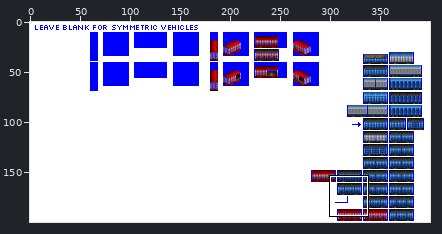
File history of a sprite sheet, src/graphics/pony/box_car_pony_gen_5B.png. Above, an overview of the earlier version with the close-up marked.
Close-up. The starting point:
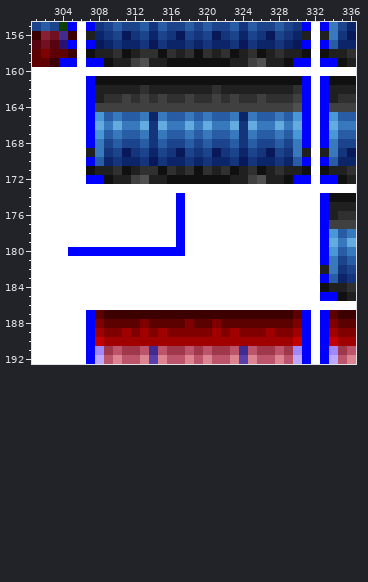
The file is 400x200 pixels. Colours within 5 levels of each other are drawn and written as one. Shown: x 301..336, y 155..192. The commit also changed other parts of the picture, which this record leaves out.
New version:
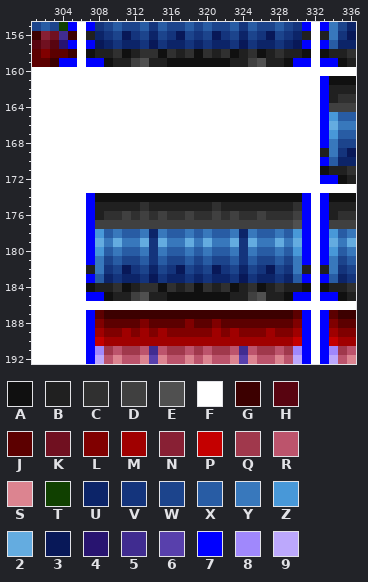
Palette (. is transparent): A #101010  B #202020  C #303030  D #404040  E #505050  F #ffffff  G #3c0000  H #580410  J #5c0000  K #701020  L #800000  M #a00000  N #882034  P #c40000  Q #a0384c  R #bc546c  S #dc8490  T #104000  U #0c2468  V #14347c  W #1c448c  X #285ca4  Y #3878bc  Z #4898d8  2 #64ace0  3 #081858  4 #281470  5 #402c90  6 #5840ac  7 #0000ff  8 #a088fc  9 #bca8fc
Changes in this commit:
@@ x 301..336 @@
 160 FFFFFFFFFFFFFFFFFFFFFFFFFFFFFFFFFFFF
-161 FFFFFF7AAAAAAAAAAAAAAAAAAAAAAA7F7AAA
-162 FFFFFF7BBBBBCBBBBBBBCBBBBBBBBC7F7BBB
-163 FFFFFF7BCCDCDCDCCDCCDCDCCDCCCD7F7BCC
-164 FFFFFF7DDDDDDDDDDDDDDDDDDDDDDE7F7DDD
-165 FFFFFF7ZXYXXYUYXXYXYXXYUYXXYXZ7F7ZXX
-166 FFFFFF72Y2YY2V2YY2Y2YY2V2YY2Y27F72YY
-167 FFFFFF7ZXYXXYVYXXYXYXXYVYXXYXZ7F7ZXX
-168 FFFFFF7YWXWWXVXWWXWXWWXVXWWXWY7F7YWW
-169 FFFFFFBYVW3VWUWV3WVW3VWUWV3WVYBFBYV3
-170 FFFFFF7XUVUUV3VUUVUVUUV3VUUVUX7F7XUU
-171 FFFFFFABBCABCCACBCACBCABCABCBBAFABBC
-172 FFFFFF77ABBDEBBAAAAAAABBDEBBA77F77AB
+161 FFFFFFFFFFFFFFFFFFFFFFFFFFFFFFFF7AAA
+162 FFFFFFFFFFFFFFFFFFFFFFFFFFFFFFFF7BBB
+163 FFFFFFFFFFFFFFFFFFFFFFFFFFFFFFFF7BCC
+164 FFFFFFFFFFFFFFFFFFFFFFFFFFFFFFFF7DDD
+165 FFFFFFFFFFFFFFFFFFFFFFFFFFFFFFFF7ZXX
+166 FFFFFFFFFFFFFFFFFFFFFFFFFFFFFFFF72YY
+167 FFFFFFFFFFFFFFFFFFFFFFFFFFFFFFFF7ZXX
+168 FFFFFFFFFFFFFFFFFFFFFFFFFFFFFFFF7YWW
+169 FFFFFFFFFFFFFFFFFFFFFFFFFFFFFFFFBYV3
+170 FFFFFFFFFFFFFFFFFFFFFFFFFFFFFFFF7XUU
+171 FFFFFFFFFFFFFFFFFFFFFFFFFFFFFFFFABBC
+172 FFFFFFFFFFFFFFFFFFFFFFFFFFFFFFFF77AB
 173 FFFFFFFFFFFFFFFFFFFFFFFFFFFFFFFFFFFF
-174 FFFFFFFFFFFFFFFF7FFFFFFFFFFFFFFF7AAA
-175 FFFFFFFFFFFFFFFF7FFFFFFFFFFFFFFF7BBB
-176 FFFFFFFFFFFFFFFF7FFFFFFFFFFFFFFF7BCC
-177 FFFFFFFFFFFFFFFF7FFFFFFFFFFFFFFF7DDD
-178 FFFFFFFFFFFFFFFF7FFFFFFFFFFFFFFF7ZXY
-179 FFFFFFFFFFFFFFFF7FFFFFFFFFFFFFFF72Y2
-180 FFFF7777777777777FFFFFFFFFFFFFFF7ZXY
-181 FFFFFFFFFFFFFFFFFFFFFFFFFFFFFFFF7YWX
-182 FFFFFFFFFFFFFFFFFFFFFFFFFFFFFFFFBYVW
-183 FFFFFFFFFFFFFFFFFFFFFFFFFFFFFFFF7XUV
-184 FFFFFFFFFFFFFFFFFFFFFFFFFFFFFFFFABBC
-185 FFFFFFFFFFFFFFFFFFFFFFFFFFFFFFFF77AB
+174 FFFFFF7AAAAAAAAAAAAAAAAAAAAAAA7F7AAA
+175 FFFFFF7BBBBBCBBBBBBBCBBBBBBBBC7F7BBB
+176 FFFFFF7BCCDCDCDCCDCCDCDCCDCCCD7F7BCC
+177 FFFFFF7DDDDDDDDDDDDDDDDDDDDDDE7F7DDD
+178 FFFFFF7ZXYXXYUYXXYXYXXYUYXXYXZ7F7ZXY
+179 FFFFFF72Y2YY2V2YY2Y2YY2V2YY2Y27F72Y2
+180 FFFFFF7ZXYXXYVYXXYXYXXYVYXXYXZ7F7ZXY
+181 FFFFFF7YWXWWXVXWWXWXWWXVXWWXWY7F7YWX
+182 FFFFFFBYVW3VWUWV3WVW3VWUWV3WVYBFBYVW
+183 FFFFFF7XUVUUV3VUUVUVUUV3VUUVUX7F7XUV
+184 FFFFFFABBCABCCACBCACBCABCABCBBAFABBC
+185 FFFFFF77ABBDEBBAAAAAAABBDEBBA77F77AB
 186 FFFFFFFFFFFFFFFFFFFFFFFFFFFFFFFFFFFF
Boxes around the changes in both close-ups, in picture pixels (x1, y1, x2, y2):
changed: (68, 76, 311, 301)
